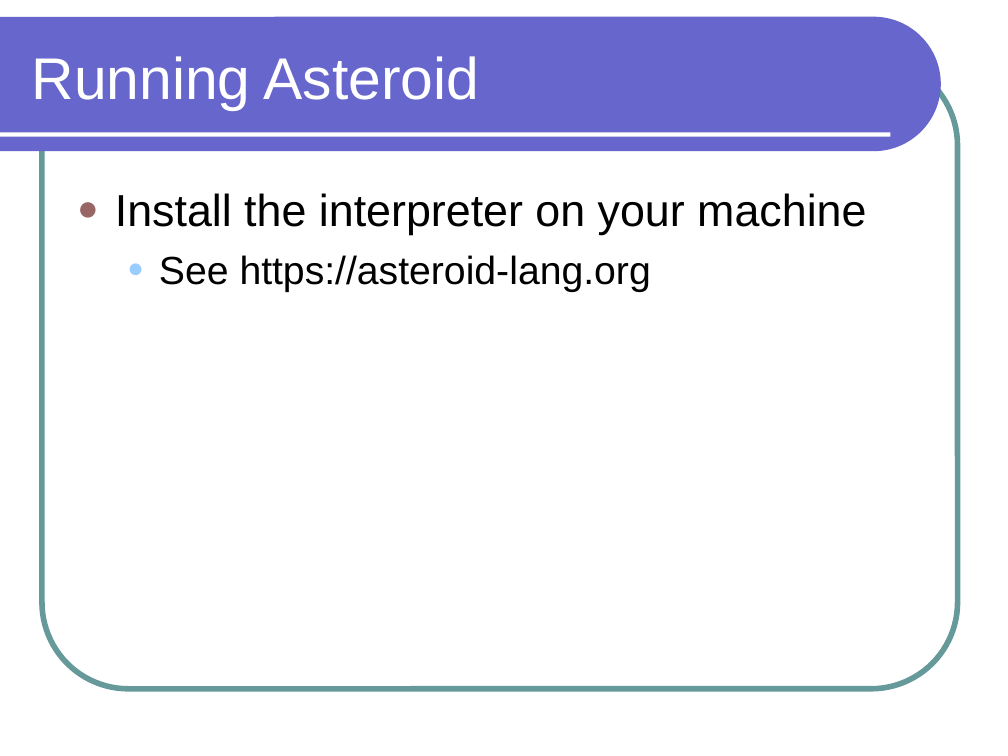
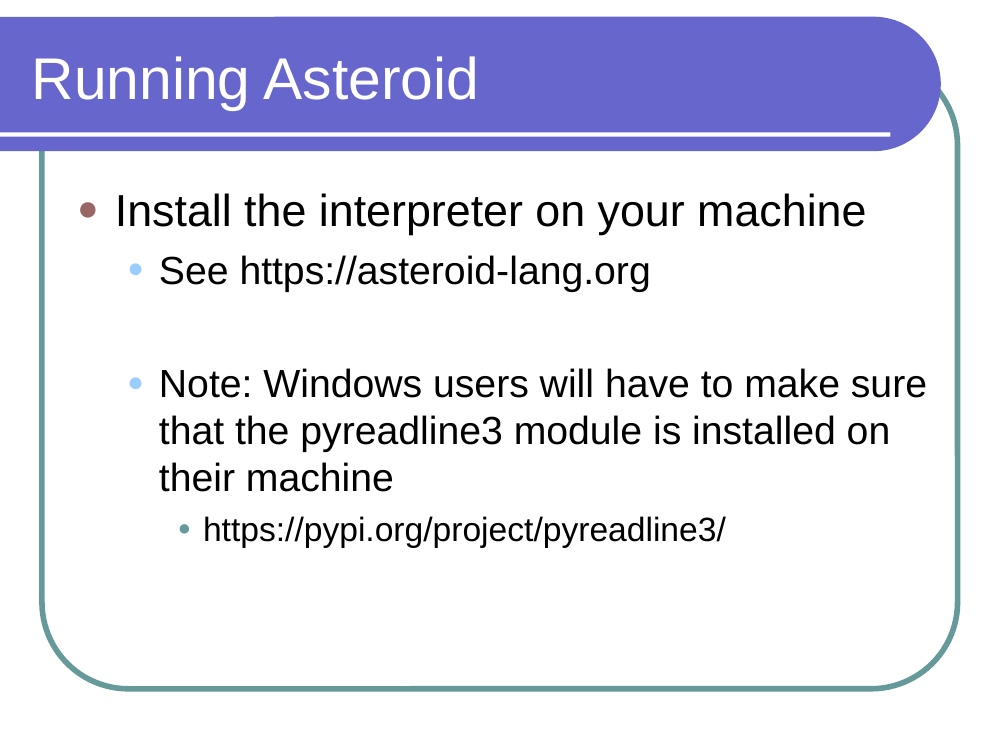
Before and after one commit to lutzhamel/CSC301, a slide deck: slide 15 of notes/csc301-ln002.ppt. Drawn at 1008x756 pixels with LibreOffice and Linux fonts; fonts in the diff are those of the drawing. Boxes give left, top, right and bottom in pixels: in the first picture for what was removed or moved away, otherwise in the second. Text is boxed around its words. In the diff, an @@ line names an element or a change of style, - is before the commit and + after.

```diff
--- a/notes/csc301-ln002.ppt
+++ b/notes/csc301-ln002.ppt
@@ text at box(159, 368, 927, 548): paragraphs added @@
+  ● Note: Windows users will have to make sure that the pyreadline3 module is installed on their machine
+    ● https://pypi.org/project/pyreadline3/
```
Also in this commit, not shown: 4 other files.
